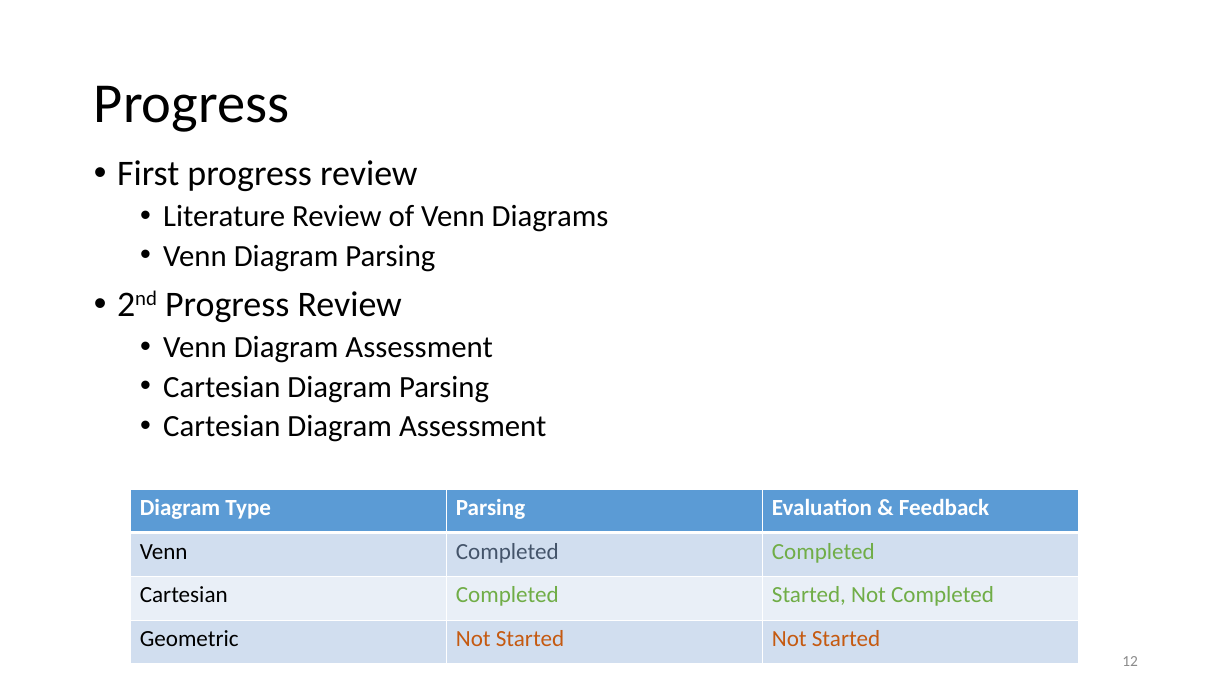
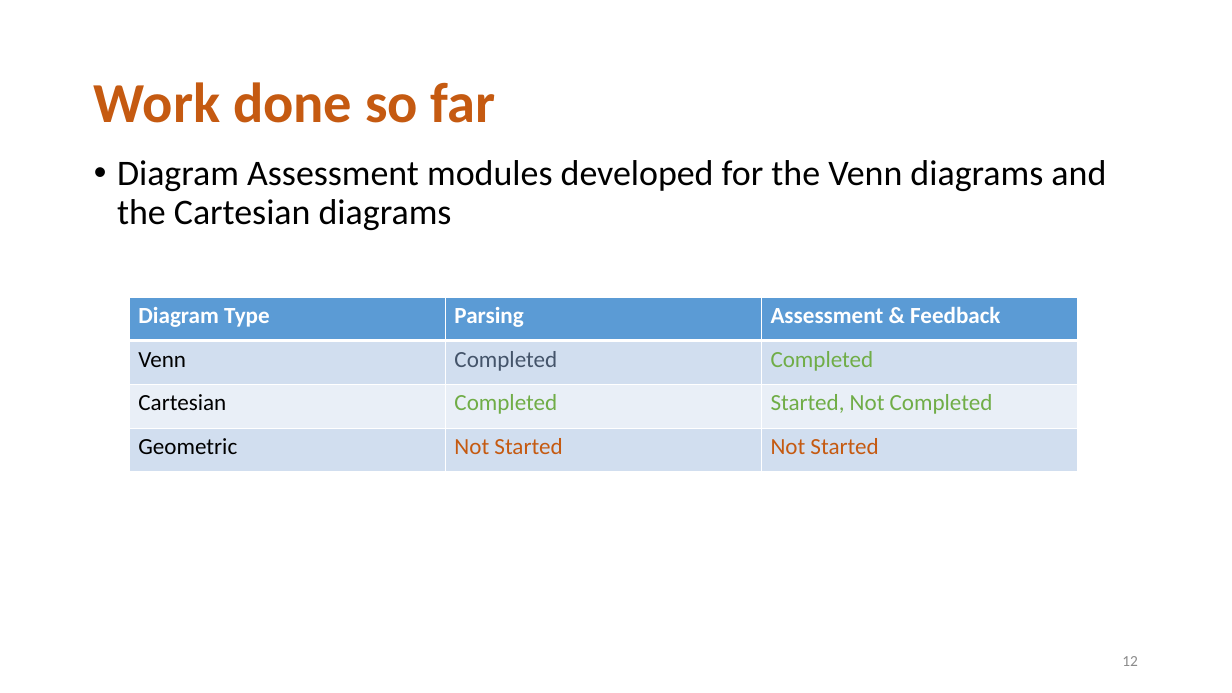
Before and after one commit to diunuge/Paper---Automatic-Assessment-of-Student-Answers-Consisting-of-Venn-and-Euler-Diagrams, a slide deck: slide 12 of MSc review/2/MSC review.pptx. Drawn at 1232x693 pixels with LibreOffice and Linux fonts; fonts in the diff are those of the drawing; background and template pictures are left out. Boxes give left, top, right and bottom in pixels: in the first picture for what was removed or moved away, otherwise in the second. Text is boxed around its words. In the diff, an @@ line names an element or a change of style, - is before the commit and + after.

```diff
--- a/MSc review/2/MSC review.pptx
+++ b/MSc review/2/MSC review.pptx
@@ title at (94,82,496,123): text changed; text colour #000000 to #C55A11; bold on @@
-Progress
+Work done so far
@@ text at (117,160,1106,230): text changed; size 24 to 28 pt @@
-• First progress review
-  • Literature Review of Venn Diagrams
-  • Venn Diagram Parsing
-• 2nd Progress Review
-  • Venn Diagram Assessment
-  • Cartesian Diagram Parsing
-  • Cartesian Diagram Assessment
+• Diagram Assessment modules developed for the Venn diagrams and the Cartesian diagrams
@@ table at (129,298,1078,472) @@
-row 1, column 3: Evaluation & Feedback
+row 1, column 3: Assessment & Feedback
@@ table: place and size @@
-table at (130,489,1079,664)
+table at (129,298,1078,472)
```
Also in this commit, not shown: 13 other slides changed, 24 slides added, 7 slides removed, 6 other files.
